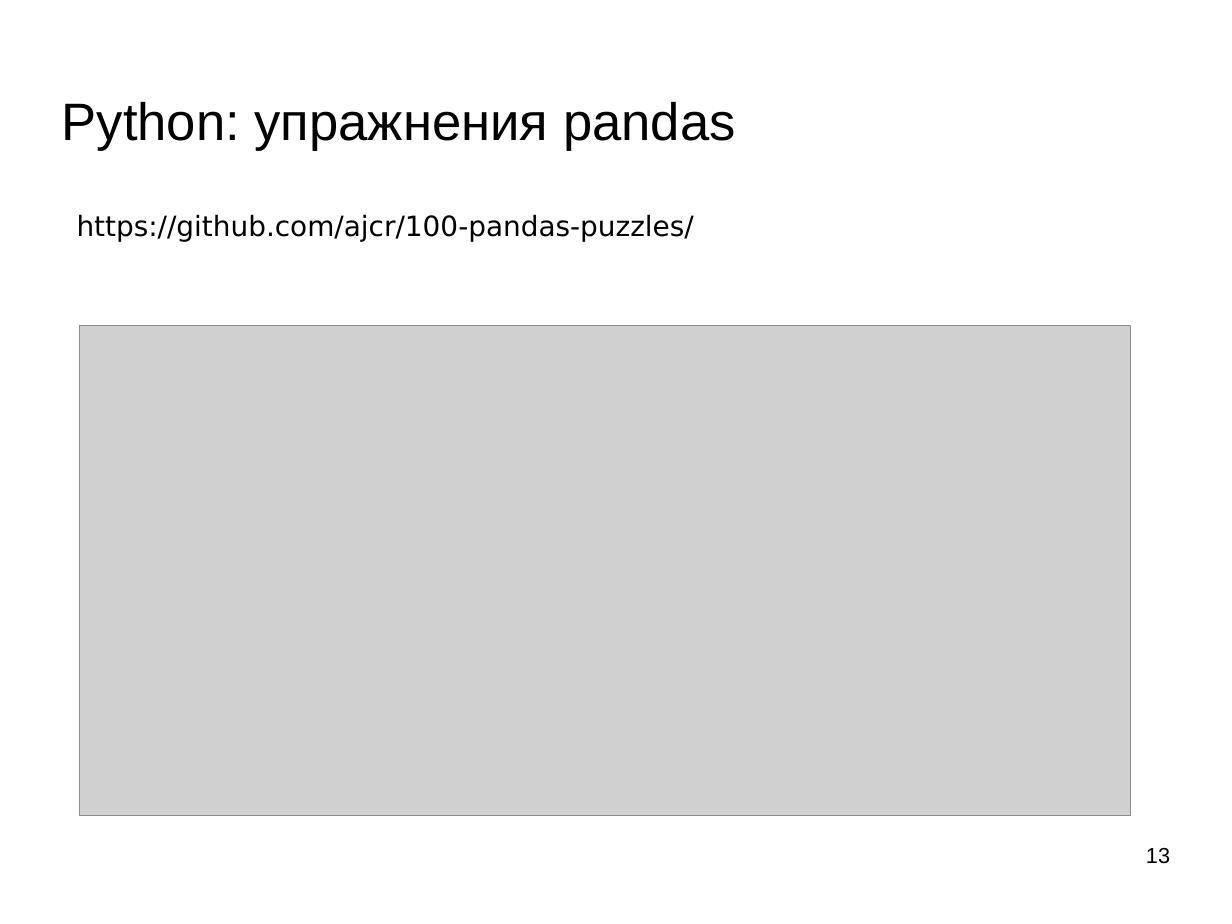
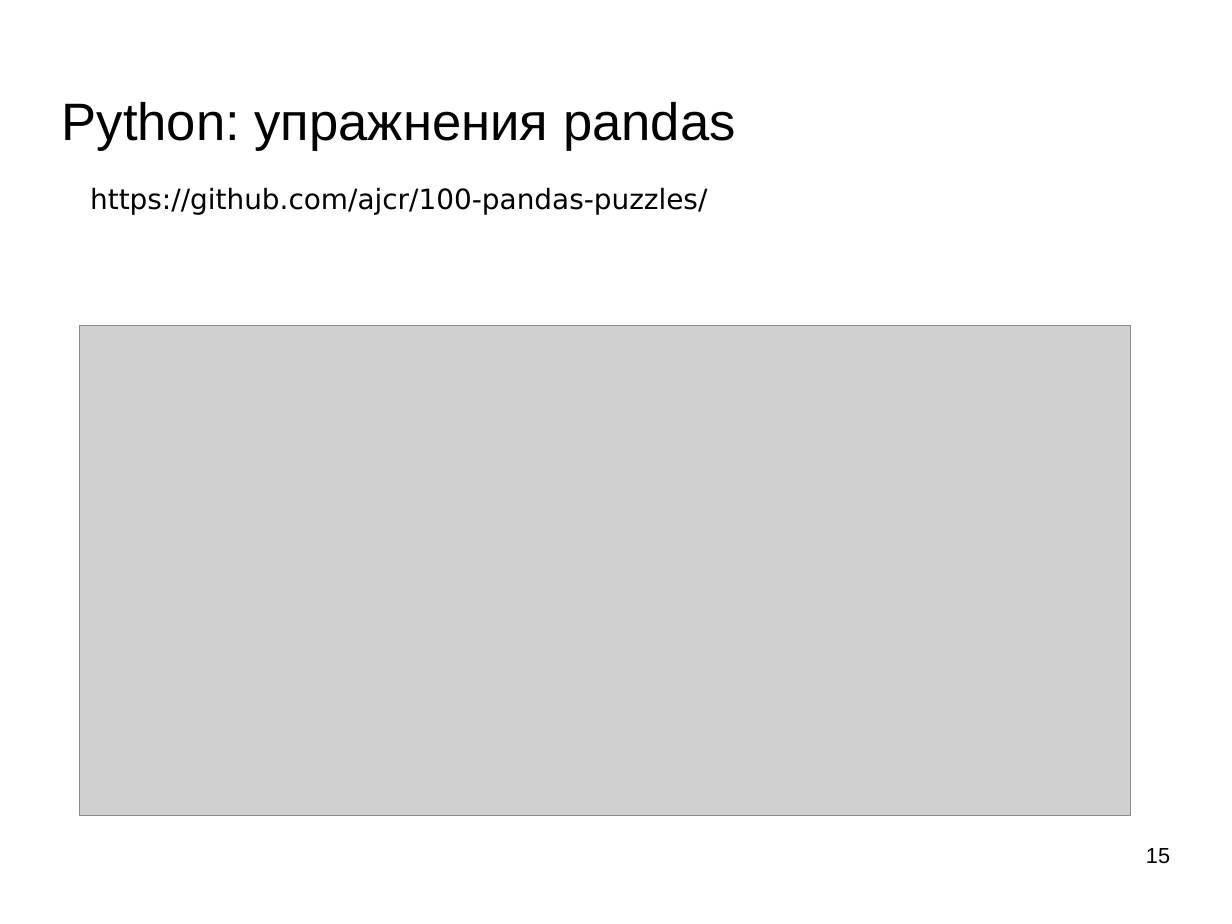
Before and after one commit to mechanoid5/ml_lectorium_2023_I, a slide deck: slide 15 of 02d-python-libs.odp (slide 13 before the commit). Drawn at 1232x924 pixels with LibreOffice and Linux fonts; fonts in the diff are those of the drawing; grey boxes stand for pictures; background and template pictures are left out. Boxes give left, top, right and bottom in pixels: in the first picture for what was removed or moved away, otherwise in the second. Text is boxed around its words. In the diff, an @@ line names an element or a change of style, - is before the commit and + after.

```diff
--- a/02d-python-libs.odp
+++ b/02d-python-libs.odp
@@ text "https://github.com/ajcr/100-pandas-puzzles/": place and size @@
-text "https://github.com/ajcr/100-pandas-puzzles/" at <box>77,214,694,241</box>
+text "https://github.com/ajcr/100-pandas-puzzles/" at <box>90,187,707,214</box>
@@ page number at <box>1146,848,1170,864</box>: text changed @@
-13
+15
```
Also in this commit, not shown: 3 other slides changed, 2 slides added.
